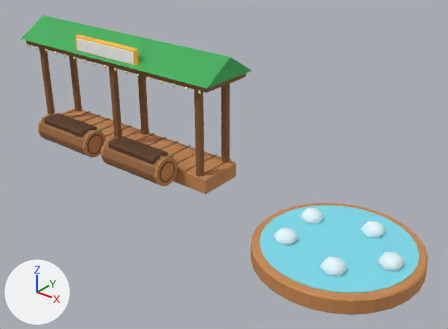
What one commit did to the glTF model public/models/buildings/park-flume.glb.
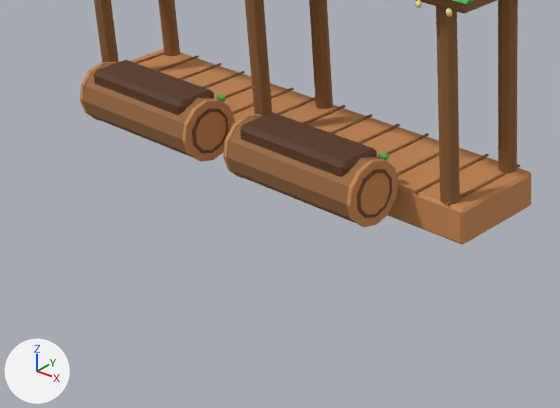
Old and new are each drawn whole from a 50 mm camera at (209.5, -11.07, 8.31) aimed at (200.23, 0.52, 1.13) and again close up on the part from 1% to 55% of the width and 26% to 81% of the height. The axes (+X, +Y, +Z) are drawn at lower left. The lights are the same throughout. The last two pictures show the newer version. Where no turn or scale is listed for an object, it has been applied to the vertices. Vertices at exactly the same position are counted once.

Objects in the first close-up: 'pk_flume_log0_mesh', 'pk_flume_log1_mesh', 'pk_flume_mesh'.
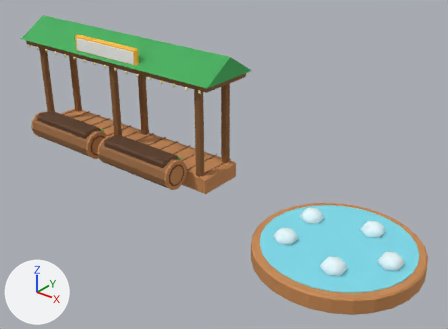
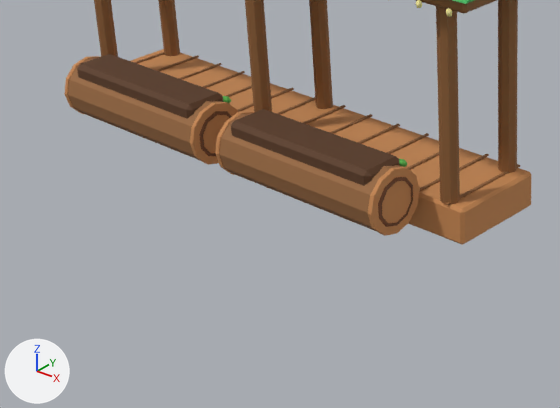
ob_pk_flume_log0 is not drawn itself; it is the parent of ob_pk_flume_log0_mesh, ob_pk_flume_seat0, ob_pk_flume_seat1, ob_pk_flume_seat2, ob_pk_flume_seat3, ob_pk_flume_seat8.
ob_pk_flume_log1 is not drawn itself; it is the parent of ob_pk_flume_log1_mesh, ob_pk_flume_seat4, ob_pk_flume_seat5, ob_pk_flume_seat6, ob_pk_flume_seat7, ob_pk_flume_seat9.

Changed parts and their boxes (x1, y1, x2, y2) in the close-ups (560 x 408 px; the box of a moved part takes in the faces that stretch with it):
'pk_flume_log1_mesh', reshaped, moved, rescaled (16% wider, 10% taller): before (223, 112, 399, 227); after (215, 109, 420, 236)
'pk_flume_log0_mesh', reshaped, moved, rescaled (12% wider, 9% taller): before (80, 60, 235, 162); after (64, 54, 238, 165)
part 1 of me_pk_flume_log0_mesh, moved or reshaped: before (83, 63, 213, 158); after (68, 58, 222, 161)
part 2 of me_pk_flume_log0_mesh, moved or reshaped: before (94, 60, 214, 115); after (77, 54, 223, 119)
part 3 of me_pk_flume_log0_mesh, moved or reshaped: before (80, 62, 116, 120); after (64, 56, 99, 114)
part 4 of me_pk_flume_log0_mesh, moved or reshaped: before (182, 99, 235, 162); after (190, 102, 238, 165)
part 5 of me_pk_flume_log0_mesh, moved or reshaped: before (192, 109, 229, 153); after (199, 111, 232, 156)
part 6 of me_pk_flume_log0_mesh, moved or reshaped: before (216, 94, 226, 102); after (223, 96, 231, 103)
part 7 of me_pk_flume_log1_mesh, moved or reshaped: before (227, 116, 379, 223); after (219, 113, 401, 232)
part 8 of me_pk_flume_log1_mesh, moved or reshaped: before (240, 112, 377, 177); after (231, 109, 400, 186)
part 9 of me_pk_flume_log1_mesh, moved or reshaped: before (223, 114, 262, 178); after (215, 111, 254, 175)
part 10 of me_pk_flume_log1_mesh, moved or reshaped: before (346, 159, 399, 227); after (368, 166, 420, 236)
part 11 of me_pk_flume_log1_mesh, moved or reshaped: before (357, 169, 392, 218); after (378, 177, 413, 227)
part 12 of me_pk_flume_log1_mesh, moved or reshaped: before (378, 152, 390, 160); after (399, 159, 407, 167)

Patch to the scene script:
```diff
--- a/public/models/buildings/park-flume.glb.py
+++ b/public/models/buildings/park-flume.glb.py
@@ me_pk_flume_log0_mesh @@
 # used by ob_pk_flume_log0_mesh; parent = ob_pk_flume_log0; location = (0.0, 0.02, 0.13); scale = (1.15, 1.15, 1.15)
-me_pk_flume_log0_mesh.from_pydata(...)  # 176 vertices, 332 faces; spans x -1.0..1.0, y -0.39..0.39, z -0.38..0.38
+me_pk_flume_log0_mesh.from_pydata(...)  # 176 vertices, 332 faces; spans x -1.0..1.0, y -0.32..0.32, z -0.31..0.31
+# me_pk_flume_log0_mesh part 1: the loose piece of 24 vertices spanning x -0.95..0.95, y -0.38..0.35, z -0.37..0.36 is scaled about its middle by (1.01, 0.822, 0.822)
+# me_pk_flume_log0_mesh part 2: the loose piece of 24 vertices spanning x -0.82..0.82, y -0.29..0.25, z 0.12..0.38 is scaled about the mesh origin by (1.07, 0.822, 0.822)
+# me_pk_flume_log0_mesh part 3: the loose piece of 24 vertices spanning x -0.98..-0.93, y -0.39..0.36, z -0.38..0.36 is scaled about its middle by 0.824, then moved by (-0.01, 0.0, 0.0)
+# me_pk_flume_log0_mesh part 4: the loose piece of 24 vertices spanning x 0.93..0.98, y -0.39..0.36, z -0.38..0.36 is scaled about its middle by 0.824, then moved by (0.01, 0.0, 0.0)
+# me_pk_flume_log0_mesh part 5: the loose piece of 30 vertices spanning x 0.94..1.0, y -0.3..0.26, z -0.3..0.29 is scaled about its middle by 0.823, then moved by (0.01, 0.0, 0.0)
+# me_pk_flume_log0_mesh part 6: the loose piece of 20 vertices spanning x 0.71..0.85, y 0.3..0.39, z 0.19..0.28 is scaled about its middle by 0.822, then moved by (0.0, -0.06, -0.04)
+# other edits to the shape of me_pk_flume_log0_mesh do not show in these pictures
 me_pk_flume_log0_mesh.materials.append(mat_toy)
@@ me_pk_flume_log1_mesh @@
 # used by ob_pk_flume_log1_mesh; parent = ob_pk_flume_log1; location = (0.0, 0.02, 0.13); scale = (1.15, 1.15, 1.15)
-me_pk_flume_log1_mesh.from_pydata(...)  # 176 vertices, 332 faces; spans x -1.0..1.0, y -0.39..0.39, z -0.38..0.38
+me_pk_flume_log1_mesh.from_pydata(...)  # 176 vertices, 332 faces; spans x -1.0..1.0, y -0.32..0.32, z -0.31..0.31
+# me_pk_flume_log1_mesh part 7: the loose piece of 24 vertices spanning x -0.95..0.95, y -0.38..0.35, z -0.37..0.36 is scaled about its middle by (1.01, 0.822, 0.822)
+# me_pk_flume_log1_mesh part 8: the loose piece of 24 vertices spanning x -0.82..0.82, y -0.29..0.25, z 0.12..0.38 is scaled about the mesh origin by (1.07, 0.822, 0.822)
+# me_pk_flume_log1_mesh part 9: the loose piece of 24 vertices spanning x -0.98..-0.93, y -0.39..0.36, z -0.38..0.36 is scaled about its middle by 0.824, then moved by (-0.01, 0.0, 0.0)
+# me_pk_flume_log1_mesh part 10: the loose piece of 24 vertices spanning x 0.93..0.98, y -0.39..0.36, z -0.38..0.36 is scaled about its middle by 0.824, then moved by (0.01, 0.0, 0.0)
+# me_pk_flume_log1_mesh part 11: the loose piece of 30 vertices spanning x 0.94..1.0, y -0.3..0.26, z -0.3..0.29 is scaled about its middle by 0.823, then moved by (0.01, 0.0, 0.0)
+# me_pk_flume_log1_mesh part 12: the loose piece of 20 vertices spanning x 0.71..0.85, y 0.3..0.39, z 0.19..0.28 is scaled about its middle by 0.822, then moved by (0.0, -0.06, -0.04)
+# other edits to the shape of me_pk_flume_log1_mesh do not show in these pictures
 me_pk_flume_log1_mesh.materials.append(mat_toy)
@@ ob_pk_flume_log0 @@
 ob_pk_flume_log0.parent = ob_pk_flume
-ob_pk_flume_log0.location = (-1.5, 0.0, 0.5)
+ob_pk_flume_log0.location = (-1.6, 0.0, 0.5)
@@ ob_pk_flume_log0_mesh @@
 ob_pk_flume_log0_mesh.location = (0.0, 0.02, 0.13)
-ob_pk_flume_log0_mesh.scale = (1.15, 1.15, 1.15)
+ob_pk_flume_log0_mesh.scale = (1.4, 1.4, 1.4)
@@ ob_pk_flume_log1 @@
 ob_pk_flume_log1.parent = ob_pk_flume
-ob_pk_flume_log1.location = (1.5, 0.0, 0.5)
+ob_pk_flume_log1.location = (1.6, 0.0, 0.5)
@@ ob_pk_flume_log1_mesh @@
 ob_pk_flume_log1_mesh.location = (0.0, 0.02, 0.13)
-ob_pk_flume_log1_mesh.scale = (1.15, 1.15, 1.15)
+ob_pk_flume_log1_mesh.scale = (1.4, 1.4, 1.4)
```
